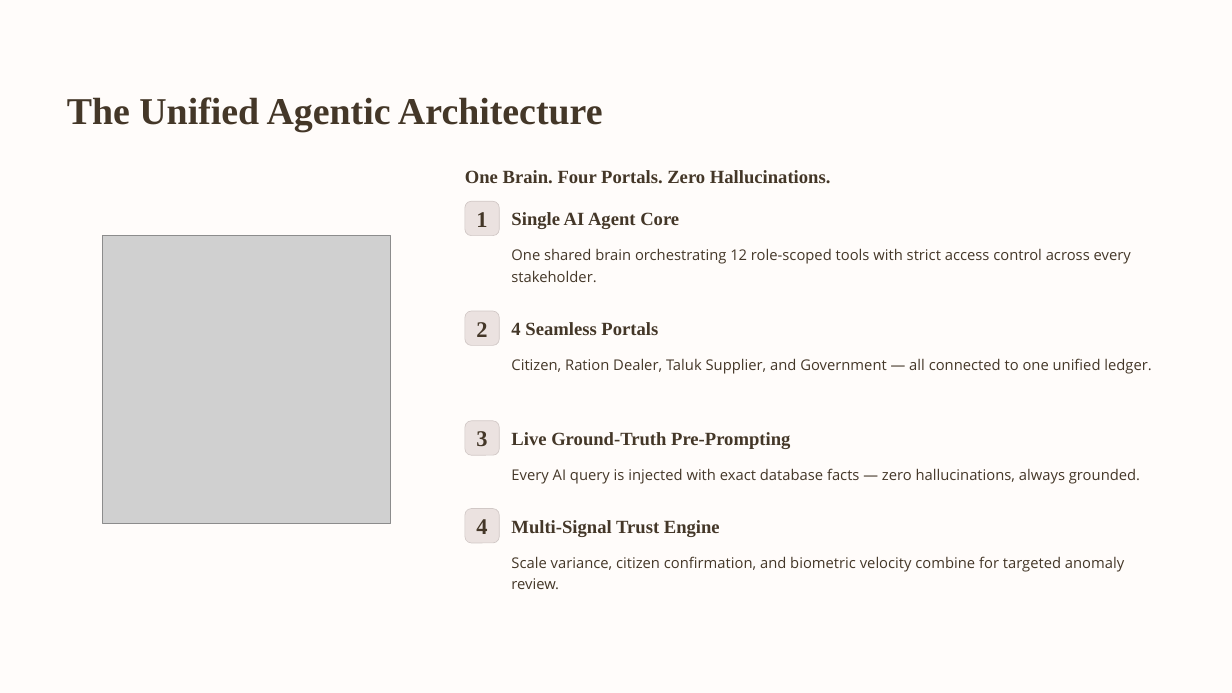
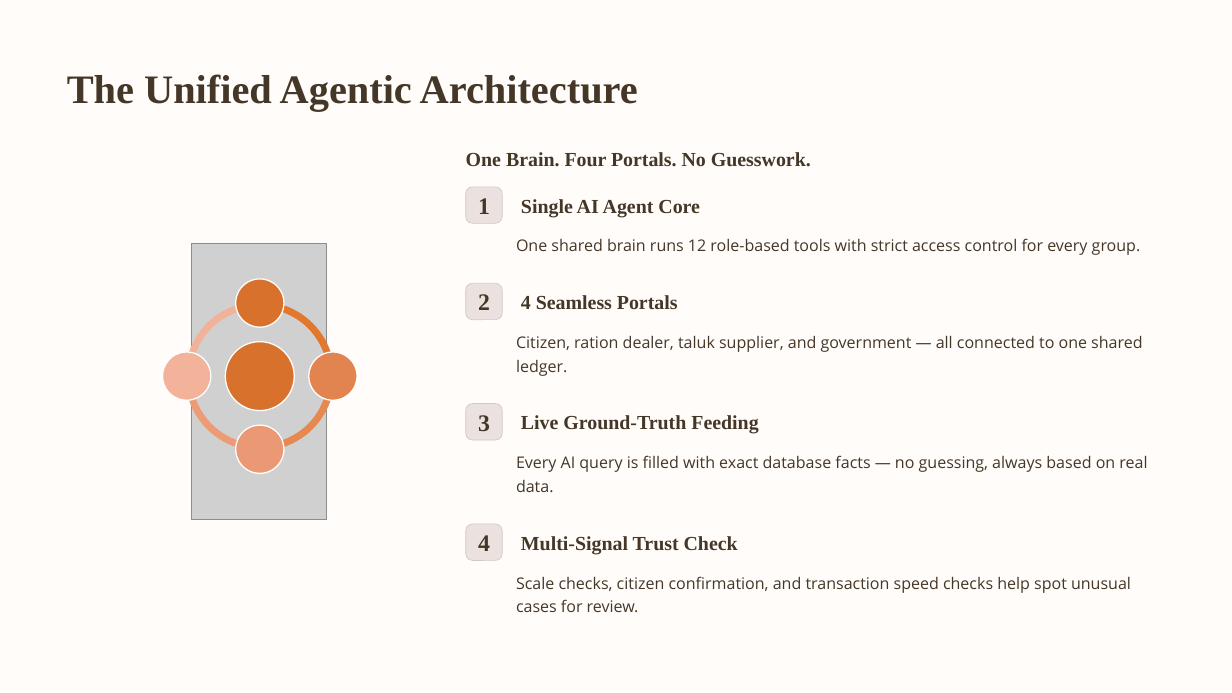
Before and after one commit to amionearth/ARIZON, a slide deck: slide 3 of AriZon-Smart-PDS.pptx. Drawn at 1232x693 pixels with LibreOffice and Linux fonts; fonts in the diff are those of the drawing; grey boxes stand for pictures; background and template pictures are left out. Boxes give left, top, right and bottom in pixels: in the first picture for what was removed or moved away, otherwise in the second. Text is boxed around its words. In the diff, an @@ line names an element or a change of style, - is before the commit and + after.

```diff
--- a/AriZon-Smart-PDS.pptx
+++ b/AriZon-Smart-PDS.pptx
@@ text "The Unified Agentic Architecture": place and size @@
-text "The Unified Agentic Architecture" at (67, 97, 603, 132)
+text "The Unified Agentic Architecture" at (67, 74, 638, 111)
@@ text "The Unified Agentic Architecture" at (67, 74, 638, 111): size 29.5 to 31.5 pt @@
@@ text at (466, 152, 811, 167): text changed; size 14.5 to 15.5 pt @@
-One Brain. Four Portals. Zero Hallucinations.
+One Brain. Four Portals. No Guesswork.
@@ text "Single AI Agent Core": place and size @@
-text "Single AI Agent Core" at (511, 212, 679, 229)
+text "Single AI Agent Core" at (521, 199, 700, 218)
@@ text "Single AI Agent Core" at (521, 199, 700, 218): size 14.5 to 15.5 pt @@
@@ picture removed at (103, 236, 391, 524) @@
@@ text at (516, 238, 1141, 255): text changed; size 11.5 to 12.5 pt @@
-One shared brain orchestrating 12 role-scoped tools with strict access control across every stakeholder.
+One shared brain runs 12 role-based tools with strict access control for every group.
@@ picture added at (191, 244, 326, 519) @@
@@ rounded rectangle: place and size @@
-rounded rectangle at (465, 311, 499, 346)
+rounded rectangle at (466, 283, 503, 320)
@@ size 17.5 to 18.5 pt in 4 elements at (478, 198, 490, 214), (478, 535, 490, 551), (478, 415, 490, 432), (478, 294, 490, 310) @@
@@ text "2": place and size @@
-text "2" at (476, 322, 487, 337)
+text "2" at (478, 294, 490, 310)
@@ text "4 Seamless Portals" at (521, 295, 678, 309): size 14.5 to 15.5 pt @@
@@ text "4 Seamless Portals": place and size @@
-text "4 Seamless Portals" at (511, 322, 658, 335)
+text "4 Seamless Portals" at (521, 295, 678, 309)
@@ group added at (163, 279, 357, 473): 5 ellipses, 4 arch (boxed as its full ring)s @@
@@ text at (516, 336, 1142, 376): text changed; size 11.5 to 12.5 pt @@
-Citizen, Ration Dealer, Taluk Supplier, and Government — all connected to one unified ledger.
+Citizen, ration dealer, taluk supplier, and government — all connected to one shared ledger.
@@ 2 texts, 2 rounded rectangles: place and size @@
-2 texts, 2 rounded rectangles at (465, 201, 499, 455)
+2 texts, 2 rounded rectangles at (466, 187, 503, 441)
@@ text at (521, 415, 758, 434): text changed; size 14.5 to 15.5 pt @@
-Live Ground-Truth Pre-Prompting
+Live Ground-Truth Feeding
@@ text at (516, 455, 1147, 492): text changed; size 11.5 to 12.5 pt @@
-Every AI query is injected with exact database facts — zero hallucinations, always grounded.
+Every AI query is filled with exact database facts — no guessing, always based on real data.
@@ rounded rectangle: place and size @@
-rounded rectangle at (465, 508, 499, 543)
+rounded rectangle at (466, 524, 503, 561)
@@ text "4": place and size @@
-text "4" at (476, 519, 487, 534)
+text "4" at (478, 535, 490, 551)
@@ text at (521, 536, 738, 555): text changed; size 14.5 to 15.5 pt @@
-Multi-Signal Trust Engine
+Multi-Signal Trust Check
@@ text at (516, 576, 1131, 612): text changed; size 11.5 to 12.5 pt @@
-Scale variance, citizen confirmation, and biometric velocity combine for targeted anomaly review.
+Scale checks, citizen confirmation, and transaction speed checks help spot unusual cases for review.
```
Also in this commit, not shown: 7 other slides changed.
